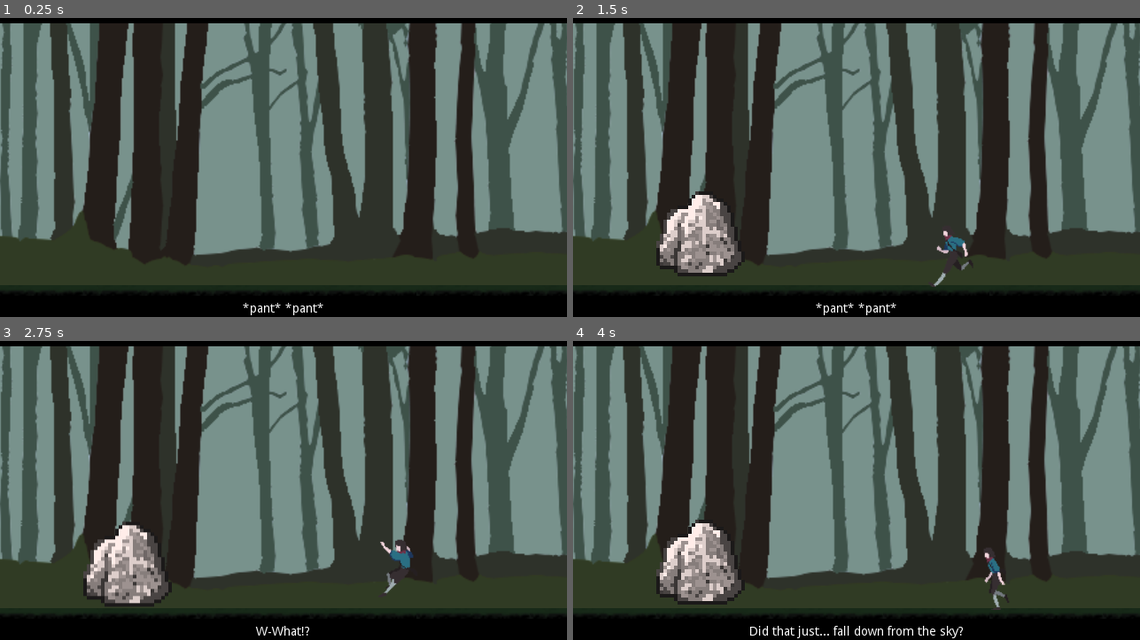
Above: before the commit, frames 1-4 (two rows, left to right).
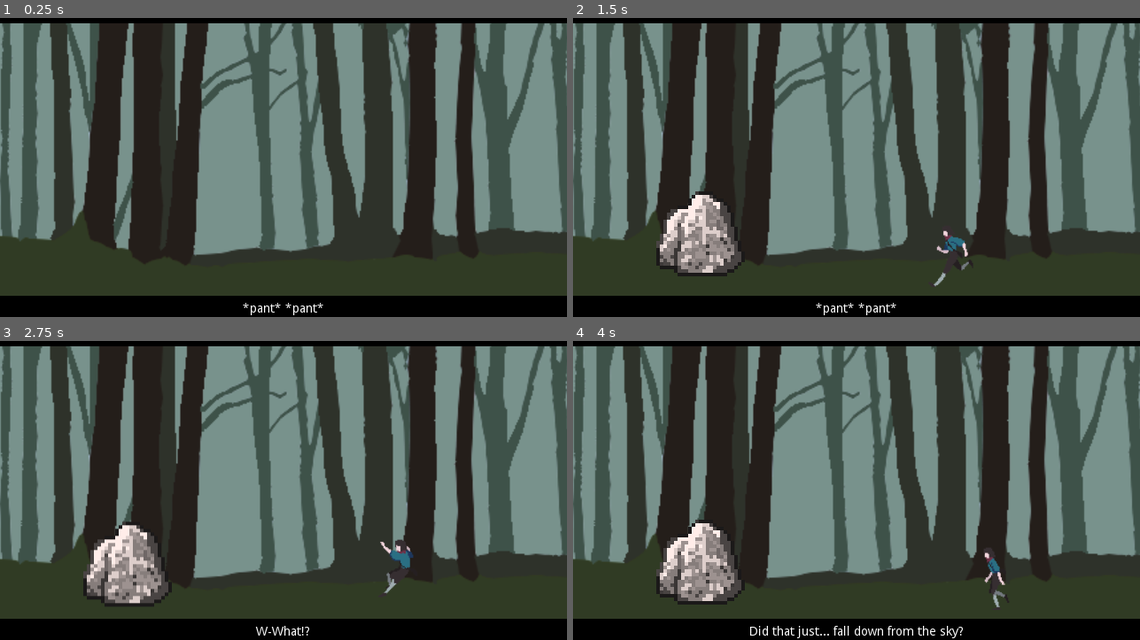
Above: after the commit, the same moments.

Repository: dannamachi/ggj21-puppy
Game: Godot game, scene res://Cutscenes/CutsceneA.tscn
Same seed, same stepped clock (60 frames per second), same inputs: the game is played once before the commit and once after it. This scene is started directly instead of the project's main scene.
Inputs:
- Up to frame 1 (0.25 s): no input
- Up to frame 2 (1.5 s): hold Q (press-q) 0.53-1.28 s; hold Right (ui_right) from 0.53 s (still down); tap Up (ui_up) at 0.77 s; tap X (press-x) at 0.8, 1.35 s
- Up to frame 3 (2.75 s): tap Up (ui_up) at 1.52 s; tap Z (press-z) at 1.55 s; release Right (ui_right) at 2.03 s; hold Left (ui_left) from 2.03 s (still down); hold Z (press-z) from 2.03 s (still down); tap Q (press-q) at 2.3 s
- Up to frame 4 (4 s): release Left (ui_left) at 2.78 s; release Z (press-z) at 2.78 s; hold Right (ui_right) from 2.78 s (still down); tap Q (press-q) at 2.85 s; tap Up (ui_up) at 3.02, 3.77 s; tap X (press-x) at 3.05 s; tap Enter at 3.5 s; hold X (press-x) from 3.53 s (still down); tap Z (press-z) at 3.8 s

The runs differ from the first frame. In frame 1, 2.7% of the frame differs, in the area x 0-100%, y 89-93%; in frame 2, 2.7%; in frame 3, 2.7%; in frame 4, 2.7%.
Error before the commit: Attempt to call function 'start' in base 'null instance' on a null instance. (res://Player.gd:42)

Commit message:
add location transition, fix player jiz bug

Diff:
--- a/Game.gd
+++ b/Game.gd
@@ -15,17 +15,32 @@
 func _ready():
 	$Timer.wait_time = LEVEL_TIME
 	time_left = $Timer.wait_time
+	$C2/Player.set_init_freeze()
+
+
+func stop_game():
+	$Timer.stop()
+	$WinTimer.start()
+	$C2/BatGenerator/SpawnTimer.stop()
+	$C2/GroundGenerator/SpawnTimer.stop()
+	$C2/BatGenerator/SpawnTimer.stop()
+	$C2/BatGenerator/QueueTimer.stop()
+	for i in $C2/GroundGenerator.get_children():
+		if "GroundPiece" in i.name: i.set_static()
+	for i in $C2/ObstacleGenerator.get_children():
+		if "Rock" in i.name: i.set_static()
+	$C2/Player.set_static()
 
 
 # Called every frame. 'delta' is the elapsed time since the previous frame.
 func _process(delta):
 	if level_start:
-		if $C2/Player.position.x <= $C2/EatenWall/LastPos.position.x and not game_over:
-			game_over = true
-			$C2/Display/Cover.show()
-			$C2/Display/FancyText.bbcode_text = "[center]GAME OVER[/center]"
-			$Timer.stop()
-			$WinTimer.start()
+		if not game_over:
+			if $C2/Player.position.x <= $C2/EatenWall/LastPos.position.x:
+				game_over = true
+				$C2/Display/Cover.show()
+				$C2/Display/FancyText.bbcode_text = "[center]GAME OVER[/center]"
+				stop_game()
 
 		if not game_over: time_left = $Timer.get_time_left()
 		var progressBar = "<< "
@@ -49,7 +64,7 @@
 	if not game_over:
 		$C2/Display/Cover.show()
 		$C2/Display/FancyText.bbcode_text = "[center]YOU WIN[/center]"
-		$WinTimer.start()
+		stop_game()
 
 
 func _on_WinTimer_timeout():
@@ -70,3 +85,9 @@
 	yield($C1/TransitionSlideIn/AnimationPlayer, "animation_finished")
 	$C1/TransitionSlideIn.hide()
 	$C1/TransitionSlideIn/AnimationPlayer.play_backwards("run")
+	$GroundSwitchTimer.start()
+
+
+func _on_GroundSwitchTimer_timeout():
+	$C2/GroundGenerator.ground_type = "FOREST"
+	$C2/BatGenerator.sprite_type = "OWL"
--- a/Game.tscn
+++ b/Game.tscn
@@ -85,27 +85,33 @@
 autostart = true
 
 [node name="GroundPiece" parent="C2/GroundGenerator" instance=ExtResource( 10 )]
-position = Vector2( -888, 80 )
+position = Vector2( -928, 80 )
 
 [node name="GroundPiece2" parent="C2/GroundGenerator" instance=ExtResource( 10 )]
-position = Vector2( -768, 80 )
+position = Vector2( -832, 80 )
 
 [node name="GroundPiece3" parent="C2/GroundGenerator" instance=ExtResource( 10 )]
-position = Vector2( -648, 80 )
+position = Vector2( -736, 80 )
 
 [node name="GroundPiece4" parent="C2/GroundGenerator" instance=ExtResource( 10 )]
-position = Vector2( -528, 80 )
+position = Vector2( -640, 80 )
 
 [node name="GroundPiece5" parent="C2/GroundGenerator" instance=ExtResource( 10 )]
-position = Vector2( -408, 80 )
+position = Vector2( -544, 80 )
 
 [node name="GroundPiece6" parent="C2/GroundGenerator" instance=ExtResource( 10 )]
-position = Vector2( -288, 80 )
+position = Vector2( -448, 80 )
 
 [node name="GroundPiece7" parent="C2/GroundGenerator" instance=ExtResource( 10 )]
-position = Vector2( -184, 80 )
+position = Vector2( -352, 80 )
 
 [node name="GroundPiece8" parent="C2/GroundGenerator" instance=ExtResource( 10 )]
+position = Vector2( -256, 80 )
+
+[node name="GroundPiece9" parent="C2/GroundGenerator" instance=ExtResource( 10 )]
+position = Vector2( -160, 80 )
+
+[node name="GroundPiece10" parent="C2/GroundGenerator" instance=ExtResource( 10 )]
 position = Vector2( -64, 80 )
 
 [node name="ObstacleGenerator" type="Node2D" parent="C2"]
@@ -124,7 +130,7 @@
 autostart = true
 
 [node name="Player" parent="C2" instance=ExtResource( 4 )]
-position = Vector2( 320, 112 )
+position = Vector2( 320, 168 )
 
 [node name="BatGenerator" type="Node2D" parent="C2"]
 script = ExtResource( 3 )
@@ -237,7 +243,7 @@
 wait_time = 10.0
 one_shot = true
 
-[node name="StaticTimer" type="Timer" parent="."]
+[node name="GroundSwitchTimer" type="Timer" parent="."]
 wait_time = 1.5
 one_shot = true
 [connection signal="timeout" from="C2/GroundGenerator/SpawnTimer" to="C2/GroundGenerator" method="_on_SpawnTimer_timeout"]
@@ -250,4 +256,4 @@
 [connection signal="timeout" from="Timer" to="." method="_on_Timer_timeout"]
 [connection signal="timeout" from="WinTimer" to="." method="_on_WinTimer_timeout"]
 [connection signal="timeout" from="SwitchTimer" to="." method="_on_SwitchTimer_timeout"]
-[connection signal="timeout" from="StaticTimer" to="C2/Player" method="_on_StaticTimer_timeout"]
+[connection signal="timeout" from="GroundSwitchTimer" to="." method="_on_GroundSwitchTimer_timeout"]
--- a/GameOver.gd
+++ b/GameOver.gd
@@ -11,7 +11,7 @@
 
 # Called every frame. 'delta' is the elapsed time since the previous frame.
 func _process(delta):
-	if Input.is_action_pressed("press-z"):
+	if Input.is_action_just_pressed("press-z"):
 		emit_signal("retry")
-	elif Input.is_action_pressed("press-x"):
+	elif Input.is_action_just_pressed("press-x"):
 		emit_signal("give_up")
--- a/Items/Bat.gd
+++ b/Items/Bat.gd
@@ -8,12 +8,23 @@
 
 # Called when the node enters the scene tree for the first time.
 func _ready():
-	$Sprite.play()
+	pass
 
 
 # Called every frame. 'delta' is the elapsed time since the previous frame.
 func _physics_process(delta):
 	position += velocity * delta
+
+
+func set_sprite_type(name="BAT"):
+	$Sprite1.hide()
+	$Sprite2.hide()
+	if name == "BAT":
+		$Sprite1.show()
+		$Sprite1.play()
+	else:
+		$Sprite2.show()
+		$Sprite2.play()
 
 
 func set_velo(velX, velY):
--- a/Items/Bat.tscn
+++ b/Items/Bat.tscn
@@ -1,7 +1,26 @@
-[gd_scene load_steps=7 format=2]
+[gd_scene load_steps=11 format=2]
 
 [ext_resource path="res://assets/items/Owl.png" type="Texture" id=1]
 [ext_resource path="res://Items/Bat.gd" type="Script" id=2]
+[ext_resource path="res://assets/items/Bat.png" type="Texture" id=3]
+
+[sub_resource type="AtlasTexture" id=5]
+flags = 4
+atlas = ExtResource( 3 )
+region = Rect2( 0, 0, 32, 32 )
+
+[sub_resource type="AtlasTexture" id=6]
+flags = 4
+atlas = ExtResource( 3 )
+region = Rect2( 0, 32, 32, 32 )
+
+[sub_resource type="SpriteFrames" id=7]
+animations = [ {
+"frames": [ SubResource( 5 ), SubResource( 6 ) ],
+"loop": true,
+"name": "default",
+"speed": 5.0
+} ]
 
 [sub_resource type="AtlasTexture" id=1]
 flags = 4
@@ -30,7 +49,15 @@
 collision_mask = 2147483652
 script = ExtResource( 2 )
 
-[node name="Sprite" type="AnimatedSprite" parent="."]
+[node name="Sprite1" type="AnimatedSprite" parent="."]
+visible = false
+position = Vector2( 5, 0 )
+rotation = -1.57292
+scale = Vector2( 1.5, 1.5 )
+frames = SubResource( 7 )
+
+[node name="Sprite2" type="AnimatedSprite" parent="."]
+visible = false
 rotation = 1.56238
 scale = Vector2( 1.5, 1.5 )
 frames = SubResource( 3 )
--- a/Items/BatGenerator.gd
+++ b/Items/BatGenerator.gd
@@ -5,6 +5,7 @@
 
 var bat_list = []
 var time_start = false
+var sprite_type = "BAT"
 
 
 # Called when the node enters the scene tree for the first time.
@@ -19,7 +20,7 @@
 		time_start = true
 
 
-func spawn_bats(playerPos, num=1):
+func spawn_bats(num=1):
 	var unit_interval = 1.0/num
 	for i in range(num):
 		var bat = Bat.instance()
@@ -27,12 +28,9 @@
 		bat.position.x = $Path2D/PathFollow2D.position.x
 		bat.position.y = $Path2D/PathFollow2D.position.y
 
-		bat.look_at(playerPos)
-		bat.rotate(rand_range(-PI / 6, PI / 6))
-		var velo = Vector2(BAT_SPEED, 0).rotated(bat.rotation)
-		bat.set_velo(velo.x, velo.y)
+		bat.connect("hit_player", get_node("../Player"), "on_being_hit")
 
-		bat.connect("hit_player", get_node("../Player"), "on_being_hit")
+		bat.set_sprite_type(sprite_type)
 
 		bat_list.append(bat)
 
@@ -40,12 +38,21 @@
 
 func _on_SpawnTimer_timeout():
 	$SpawnTimer.wait_time = 4 + rand_range(-3.0, 3.0)
-	spawn_bats(get_node("../Player").position, randi() % 5 + 1)
-	$SpawnTimer.start()
+	spawn_bats(randi() % 5 + 1)
 
 
 func _on_QueueTimer_timeout():
-	add_child(bat_list[0])
+	#AddChild
+	var bat = bat_list[0]
+	add_child(bat)
+	#SetVelo
+	var playerPosX = get_node("../Player").position.x
+	var playerPosY = get_node("../Player").position.y
+	bat.look_at(Vector2(playerPosX, playerPosY))
+	bat.rotate(rand_range(-PI / 6, PI / 6))
+	var velo = Vector2(BAT_SPEED, 0).rotated(bat.rotation)
+	bat.set_velo(velo.x, velo.y)
+	#UpdateQueue
 	bat_list.pop_front()
 	if len(bat_list) == 0:
 		$QueueTimer.stop()
--- a/Items/GroundGenerator.gd
+++ b/Items/GroundGenerator.gd
@@ -1,6 +1,8 @@
 extends Node2D
 
 export (PackedScene) var Piece
+
+var ground_type = "CAVE"
 
 
 # Called when the node enters the scene tree for the first time.
@@ -8,6 +10,7 @@
 	for i in get_children():
 		if "GroundPiece" in i.name:
 			i.connect("escape_scene", self, "on_piece_destroyed")
+			i.set_sprite_type(ground_type)
 
 
 # Called every frame. 'delta' is the elapsed time since the previous frame.
@@ -15,13 +18,9 @@
 #	pass
 
 
-func on_piece_destroyed():
-	pass
-	#$SpawnTimer.start()
-
-
 func _on_SpawnTimer_timeout():
 	var piece = Piece.instance()
 	piece.position = $SpawnPoint.position
 	piece.connect("escape_scene", self, "on_piece_destroyed")
+	piece.set_sprite_type(ground_type)
 	add_child(piece)
--- a/Items/GroundPiece.gd
+++ b/Items/GroundPiece.gd
@@ -5,6 +5,11 @@
 export var SPEED = 3
 
 var is_static = false
+var sprite_dict = {
+	"CAVE"    : load("res://assets/tile_cave.png"),
+	"FOREST"  : load("res://assets/tile_forest.png")
+}
+var in_screen = false
 
 # Called when the node enters the scene tree for the first time.
 func _ready():
@@ -14,6 +19,12 @@
 func set_static():
 	is_static = true
 
+func set_sprite_type(name="CAVE"):
+	if name in sprite_dict:
+		$Sprite.texture = sprite_dict[name]
+		$Sprite2.texture = sprite_dict[name]
+		$Sprite3.texture = sprite_dict[name]
+
 
 # Called every frame. 'delta' is the elapsed time since the previous frame.
 func _process(delta):
@@ -22,10 +33,12 @@
 
 
 func _on_VisibilityNotifier2D_screen_exited():
-	if not is_static:
+	if not is_static and in_screen:
 		#emit_signal("escape_scene")
-		$Timer.start()
+		#yield(get_tree().create_timer(0.3), "timeout")
+		queue_free()
 
 
-func _on_Timer_timeout():
-	queue_free()
+
+func _on_VisibilityNotifier2D_screen_entered():
+	in_screen = true
--- a/Items/GroundPiece.tscn
+++ b/Items/GroundPiece.tscn
@@ -1,29 +1,28 @@
-[gd_scene load_steps=4 format=2]
+[gd_scene load_steps=3 format=2]
 
-[ext_resource path="res://assets/tile_forest.png" type="Texture" id=1]
 [ext_resource path="res://Items/GroundPiece.gd" type="Script" id=2]
 
 [sub_resource type="RectangleShape2D" id=1]
-extents = Vector2( 70, 70 )
+extents = Vector2( 48, 16 )
 
 [node name="GroundPiece" type="RigidBody2D"]
 mode = 1
 script = ExtResource( 2 )
 
 [node name="Sprite" type="Sprite" parent="."]
-position = Vector2( 4.00452, 36.0406 )
-scale = Vector2( 2.2, 2 )
-texture = ExtResource( 1 )
+
+[node name="Sprite2" type="Sprite" parent="."]
+position = Vector2( 32, 0 )
+
+[node name="Sprite3" type="Sprite" parent="."]
+position = Vector2( 64, 0 )
 
 [node name="CollisionShape2D" type="CollisionShape2D" parent="."]
-position = Vector2( 3.92862, 40.5612 )
+position = Vector2( 32, 0 )
 shape = SubResource( 1 )
 
 [node name="VisibilityNotifier2D" type="VisibilityNotifier2D" parent="."]
-rect = Rect2( -64, -30, 136, 136 )
-
-[node name="Timer" type="Timer" parent="."]
-wait_time = 0.3
-one_shot = true
+position = Vector2( -8, -32 )
+rect = Rect2( -8, 16, 96, 32 )
+[connection signal="screen_entered" from="VisibilityNotifier2D" to="." method="_on_VisibilityNotifier2D_screen_entered"]
 [connection signal="screen_exited" from="VisibilityNotifier2D" to="." method="_on_VisibilityNotifier2D_screen_exited"]
-[connection signal="timeout" from="Timer" to="." method="_on_Timer_timeout"]
--- a/Items/Rock.gd
+++ b/Items/Rock.gd
@@ -4,6 +4,7 @@
 export var SPEED = 3
 
 var is_static = false
+var in_screen = false
 
 # Called when the node enters the scene tree for the first time.
 #func _ready():
@@ -21,5 +22,9 @@
 
 
 func _on_VisibilityNotifier2D_screen_exited():
-	if not is_static:
+	if not is_static and in_screen:
 		queue_free()
+
+
+func _on_VisibilityNotifier2D_screen_entered():
+	in_screen = true
--- a/Items/Rock.tscn
+++ b/Items/Rock.tscn
@@ -21,4 +21,5 @@
 [node name="VisibilityNotifier2D" type="VisibilityNotifier2D" parent="."]
 position = Vector2( 0, 8 )
 rect = Rect2( -30, -36, 60, 60 )
+[connection signal="screen_entered" from="VisibilityNotifier2D" to="." method="_on_VisibilityNotifier2D_screen_entered"]
 [connection signal="screen_exited" from="VisibilityNotifier2D" to="." method="_on_VisibilityNotifier2D_screen_exited"]
--- a/Main.gd
+++ b/Main.gd
@@ -63,7 +63,8 @@
 # Called every frame. 'delta' is the elapsed time since the previous frame.
 func _process(delta):
 	pass
-#	for i in get_children():
+	#print($Scenes.get_child_count())
+#	for i in $Scenes.get_children():
 #		print(i.name + ",")
 
 
--- a/Menu.gd
+++ b/Menu.gd
@@ -14,9 +14,9 @@
 # Called every frame. 'delta' is the elapsed time since the previous frame.
 func _process(delta):
 	if not quitted:
-		if Input.is_action_pressed("press-z"):
+		if Input.is_action_just_pressed("press-z"):
 			emit_signal("start_game")
 			quitted = true
-		elif Input.is_action_pressed("press-q"):
+		elif Input.is_action_just_pressed("press-q"):
 			emit_signal("quit_game")
 			quitted = true
--- a/Player.gd
+++ b/Player.gd
@@ -37,9 +37,11 @@
 # Called when the node enters the scene tree for the first time.
 func _ready():
 	$AnimatedSprite.play("flying")
-	if not is_static:
-		is_static = true
-		get_node("../../StaticTimer").start()
+
+
+func set_init_freeze():
+	is_static = true
+	$Timer.start()
 
 
 func on_being_hit():
@@ -148,8 +150,6 @@
 			if toPlay != "N/A" and toPlay != currPlay:
 				$AnimatedSprite.play(toPlay)
 
-	#print(position.y)
-
 
 func _on_HighZone_body_entered(body):
 	high_force = 1.5
@@ -159,5 +159,5 @@
 	high_force = 1.0
 
 
-func _on_StaticTimer_timeout():
+func _on_Timer_timeout():
 	is_static = false
--- a/Player.tscn
+++ b/Player.tscn
@@ -6,120 +6,120 @@
 [ext_resource path="res://assets/player/player_jumpAndLand.png" type="Texture" id=4]
 [ext_resource path="res://assets/player/player_inAir.png" type="Texture" id=5]
 
-[sub_resource type="AtlasTexture" id=2]
+[sub_resource type="AtlasTexture" id=1]
 flags = 4
 atlas = ExtResource( 1 )
 region = Rect2( 64, 0, 64, 64 )
 
-[sub_resource type="AtlasTexture" id=20]
+[sub_resource type="AtlasTexture" id=2]
 flags = 4
 atlas = ExtResource( 4 )
 region = Rect2( 64, 0, 64, 64 )
 
-[sub_resource type="AtlasTexture" id=12]
-flags = 4
-atlas = ExtResource( 3 )
-region = Rect2( 0, 0, 64, 64 )
-
-[sub_resource type="AtlasTexture" id=13]
-flags = 4
-atlas = ExtResource( 3 )
-region = Rect2( 0, 64, 64, 64 )
-
-[sub_resource type="AtlasTexture" id=1]
+[sub_resource type="AtlasTexture" id=3]
 flags = 4
 atlas = ExtResource( 1 )
 region = Rect2( 0, 0, 64, 64 )
 
-[sub_resource type="AtlasTexture" id=3]
+[sub_resource type="AtlasTexture" id=4]
 flags = 4
 atlas = ExtResource( 1 )
 region = Rect2( 128, 0, 64, 64 )
 
-[sub_resource type="AtlasTexture" id=4]
+[sub_resource type="AtlasTexture" id=5]
 flags = 4
 atlas = ExtResource( 1 )
 region = Rect2( 0, 64, 64, 64 )
 
-[sub_resource type="AtlasTexture" id=5]
+[sub_resource type="AtlasTexture" id=6]
 flags = 4
 atlas = ExtResource( 1 )
 region = Rect2( 64, 64, 64, 64 )
 
-[sub_resource type="AtlasTexture" id=6]
+[sub_resource type="AtlasTexture" id=7]
 flags = 4
 atlas = ExtResource( 1 )
 region = Rect2( 128, 64, 64, 64 )
 
-[sub_resource type="AtlasTexture" id=7]
+[sub_resource type="AtlasTexture" id=8]
 flags = 4
 atlas = ExtResource( 1 )
 region = Rect2( 0, 128, 64, 64 )
 
-[sub_resource type="AtlasTexture" id=8]
+[sub_resource type="AtlasTexture" id=9]
 flags = 4
 atlas = ExtResource( 1 )
 region = Rect2( 64, 128, 64, 64 )
 
-[sub_resource type="AtlasTexture" id=18]
+[sub_resource type="AtlasTexture" id=10]
+flags = 4
+atlas = ExtResource( 4 )
+region = Rect2( 0, 64, 64, 64 )
+
+[sub_resource type="AtlasTexture" id=11]
+flags = 4
+atlas = ExtResource( 4 )
+region = Rect2( 64, 64, 64, 64 )
+
+[sub_resource type="AtlasTexture" id=12]
+flags = 4
+atlas = ExtResource( 4 )
+region = Rect2( 0, 128, 64, 64 )
+
+[sub_resource type="AtlasTexture" id=13]
 flags = 4
 atlas = ExtResource( 5 )
 region = Rect2( 0, 0, 64, 64 )
 
-[sub_resource type="AtlasTexture" id=19]
+[sub_resource type="AtlasTexture" id=14]
 flags = 4
 atlas = ExtResource( 5 )
 region = Rect2( 0, 64, 64, 64 )
 
 [sub_resource type="AtlasTexture" id=15]
 flags = 4
-atlas = ExtResource( 4 )
-region = Rect2( 0, 64, 64, 64 )
+atlas = ExtResource( 3 )
+region = Rect2( 0, 0, 64, 64 )
 
 [sub_resource type="AtlasTexture" id=16]
 flags = 4
-atlas = ExtResource( 4 )
-region = Rect2( 64, 64, 64, 64 )
+atlas = ExtResource( 3 )
+region = Rect2( 0, 64, 64, 64 )
 
-[sub_resource type="AtlasTexture" id=17]
-flags = 4
-atlas = ExtResource( 4 )
-region = Rect2( 0, 128, 64, 64 )
-
-[sub_resource type="SpriteFrames" id=11]
+[sub_resource type="SpriteFrames" id=17]
 animations = [ {
-"frames": [ SubResource( 2 ) ],
+"frames": [ SubResource( 1 ) ],
 "loop": true,
 "name": "standing",
 "speed": 5.0
 }, {
-"frames": [ SubResource( 20 ), SubResource( 20 ), SubResource( 2 ), SubResource( 2 ) ],
+"frames": [ SubResource( 2 ), SubResource( 2 ), SubResource( 1 ), SubResource( 1 ) ],
 "loop": false,
 "name": "landing",
 "speed": 12.0
 }, {
-"frames": [ SubResource( 12 ), SubResource( 13 ) ],
-"loop": true,
-"name": "hitting",
-"speed": 6.0
-}, {
-"frames": [ SubResource( 1 ), SubResource( 2 ), SubResource( 3 ), SubResource( 4 ), SubResource( 5 ), SubResource( 6 ), SubResource( 7 ), SubResource( 8 ) ],
+"frames": [ SubResource( 3 ), SubResource( 1 ), SubResource( 4 ), SubResource( 5 ), SubResource( 6 ), SubResource( 7 ), SubResource( 8 ), SubResource( 9 ) ],
 "loop": true,
 "name": "running",
 "speed": 6.0
 }, {
-"frames": [ SubResource( 18 ), SubResource( 19 ) ],
+"frames": [ SubResource( 2 ), SubResource( 10 ), SubResource( 11 ), SubResource( 12 ) ],
+"loop": false,
+"name": "jumping",
+"speed": 16.0
+}, {
+"frames": [ SubResource( 13 ), SubResource( 14 ) ],
 "loop": true,
 "name": "flying",
 "speed": 6.0
 }, {
-"frames": [ SubResource( 20 ), SubResource( 15 ), SubResource( 16 ), SubResource( 17 ) ],
-"loop": false,
-"name": "jumping",
-"speed": 16.0
+"frames": [ SubResource( 15 ), SubResource( 16 ) ],
+"loop": true,
+"name": "hitting",
+"speed": 6.0
 } ]
 
-[sub_resource type="CapsuleShape2D" id=10]
+[sub_resource type="CapsuleShape2D" id=18]
 radius = 16.0
 height = 36.0
 
@@ -130,9 +130,13 @@
 
 [node name="AnimatedSprite" type="AnimatedSprite" parent="."]
 scale = Vector2( 1.2, 1.2 )
-frames = SubResource( 11 )
+frames = SubResource( 17 )
 animation = "standing"
 
 [node name="CollisionShape2D" type="CollisionShape2D" parent="."]
 position = Vector2( -1, 6 )
-shape = SubResource( 10 )
+shape = SubResource( 18 )
+
+[node name="Timer" type="Timer" parent="."]
+one_shot = true
+[connection signal="timeout" from="Timer" to="." method="_on_Timer_timeout"]
Binary file added: assets/items/Bat.png
Binary file added: assets/tile_cave.png
Binary file changed: assets/tile_forest.png
